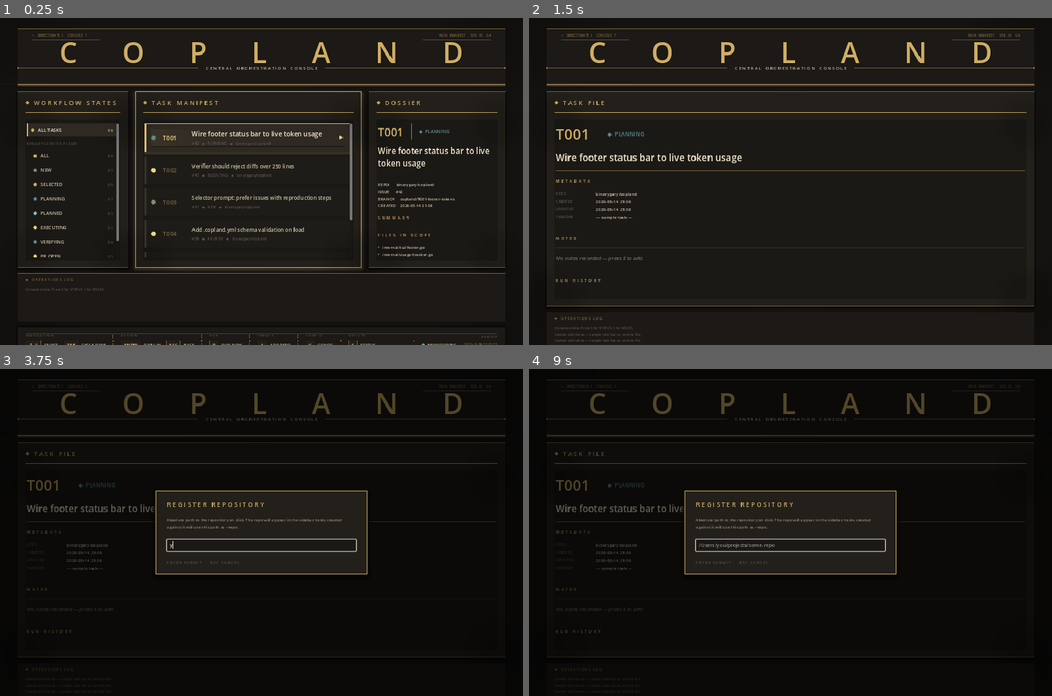
Above: before the commit, frames 1-4 (two rows, left to right).
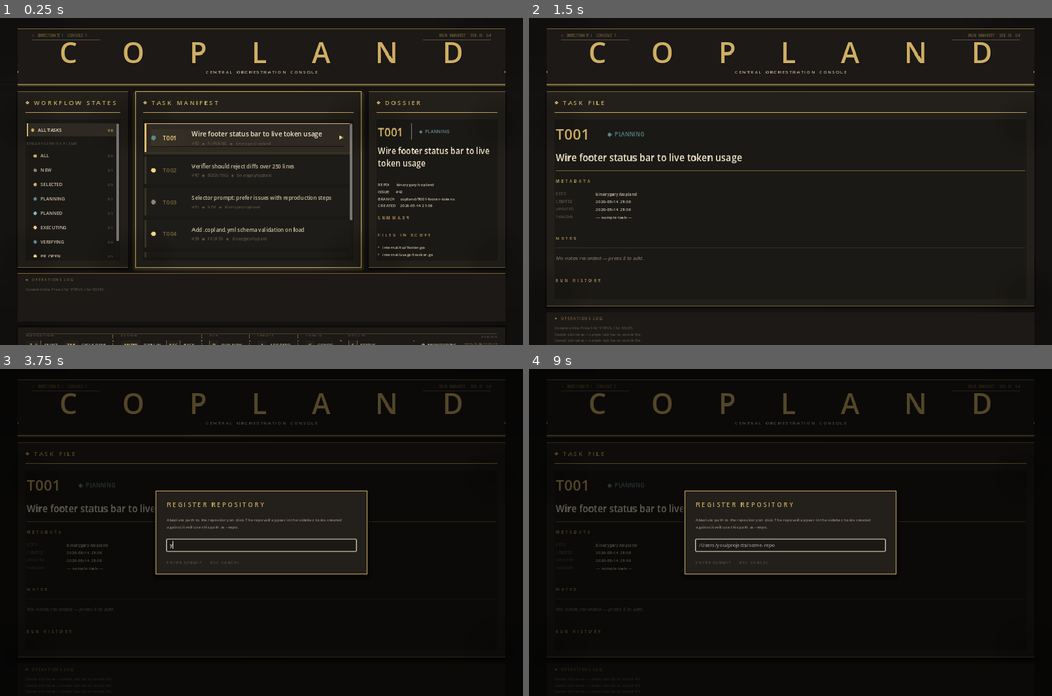
Above: after the commit, the same moments.

Repository: binarygary/copland
Game: Godot game, scene res://scenes/Main.tscn
Two runs of this game, one before a commit and one after it. Both use one fixed random seed, a clock stepped at 60 frames per second and the inputs below.
Inputs:
- Up to frame 1 (0.25 s): no input
- Up to frame 2 (1.5 s): tap Enter at 0.5, 1.35 s; hold D 0.53-1.28 s; tap E at 0.6, 1.25 s; hold Down from 1.28 s (still down)
- Up to frame 3 (3.75 s): tap E at 1.55, 2, 2.3, 2.75, 3.05, 3.5 s; release Down at 2.03 s; hold D 2.03-2.78 s; tap Keypad Enter at 2.1 s; hold Up 2.78-3.53 s; tap N at 2.85 s; hold A from 3.53 s (still down); tap Y at 3.6 s
- Up to frame 4 (9 s): tap E at 3.8, 4.25, 4.55, 5.3, 6.05, 6.8, 7.35, 8.3 s; tap Escape at 4.15 s; tap 1 at 4.35 s; release A at 5.03 s; hold Down 5.03-5.78 s; tap 2 at 5.1 s; hold D 5.78-6.53 s; tap 3 at 5.85 s; hold Up 6.53-7.28 s; tap 4 at 6.6 s; hold D 7.28-8.03 s; hold Down 8.03-8.78 s; tap Delete at 8.1 s; hold A from 8.78 s (still down); tap Tab at 8.85 s

The runs differ from the first frame. In frame 1, 0.3% of the frame differs, in the area x 3-97%, y 15-17%; in frame 2, 0.3%; in frame 3, 0.3%; in frame 4, 0.3%.

Commit message:
fix: drop header subtitle + rules a bit lower under the COPLAND title
The rule/subtitle are correctly aligned but sat too close to the title.
Bump sub_y from title_y+22 to title_y+34 — both the subtitle text and the
rule (which derives rule_y from sub_y) move down together, so the
optical-midline alignment from this PR is preserved.

Co-Authored-By: Claude Opus 4.8 (1M context) <noreply@anthropic.com>

Diff:
--- a/console-godot/scripts/Main.gd
+++ b/console-godot/scripts/Main.gd
@@ -2396,7 +2396,7 @@
 
         var cx: float = w / 2.0
         var title_y: float = h * 0.60
-        var sub_y: float = title_y + 22
+        var sub_y: float = title_y + 34
 
         # Soft shadow under title — light, restrained
         draw_string(font, Vector2(cx - t_dims.x / 2.0 + 1, title_y + 2),
